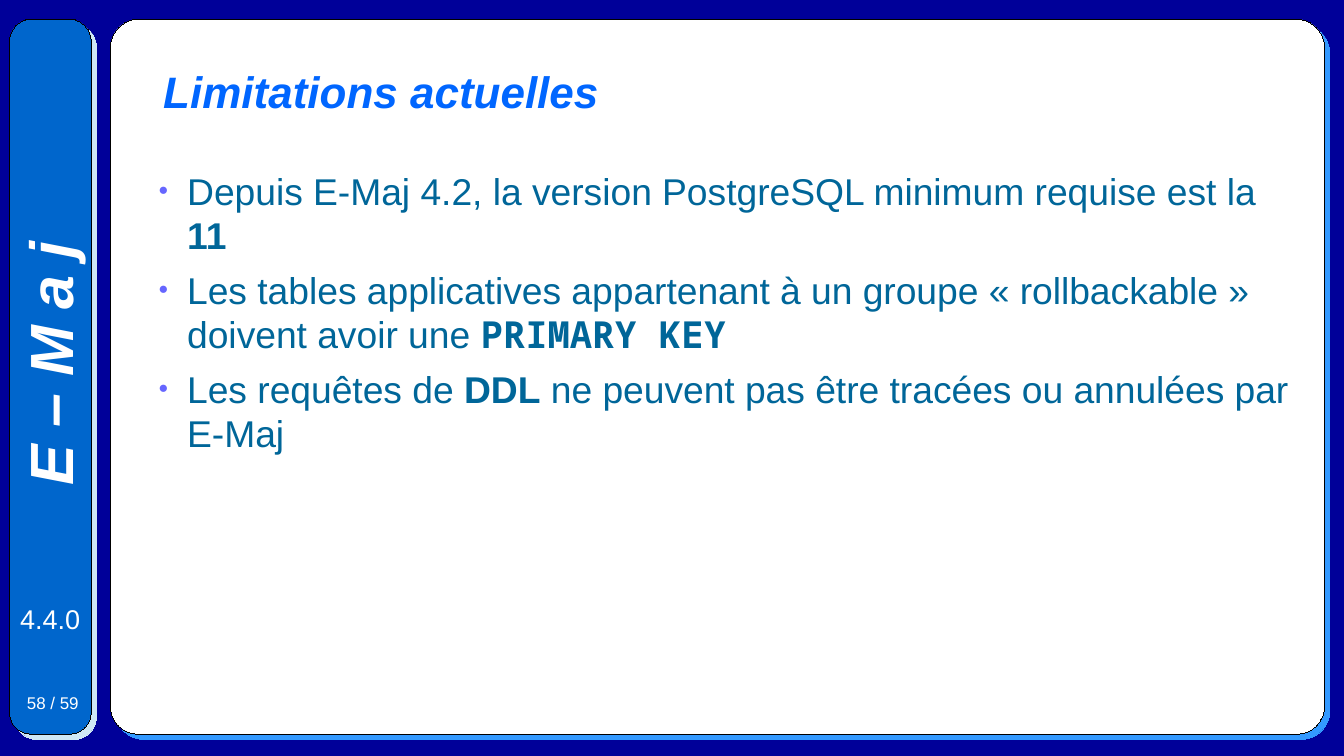
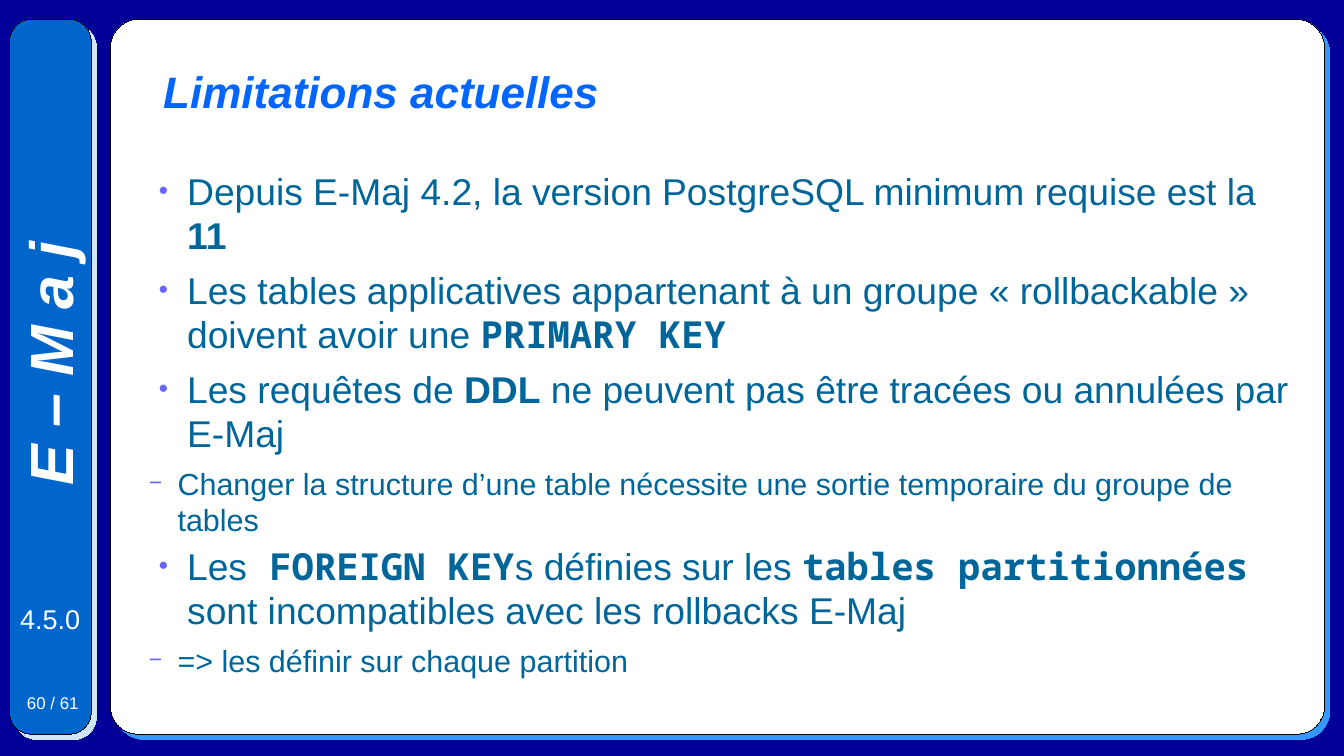
Before and after one commit to beaud76/emaj_doc, a slide deck: slide 60 of Emaj.devel_pres_fr.odp (slide 58 before the commit). Drawn at 1344x756 pixels with LibreOffice and Linux fonts; fonts in the diff are those of the drawing. Boxes give left, top, right and bottom in pixels: in the first picture for what was removed or moved away, otherwise in the second. Text is boxed around its words. In the diff, an @@ line names an element or a change of style, - is before the commit and + after.

```diff
--- a/Emaj.devel_pres_fr.odp
+++ b/Emaj.devel_pres_fr.odp
@@ text at (178,472,1248,678): paragraphs added @@
+  − Changer la structure d’une table nécessite une sortie temporaire du groupe de tables
+● Les FOREIGN KEYs définies sur les tables partitionnées sont incompatibles avec les rollbacks E-Maj
+  − => les définir sur chaque partition
@@ text at (20,610,80,630): text changed @@
-4.4.0
+4.5.0
@@ page number at (27,697,79,709): text changed @@
-58 / 59
+60 / 61
```
Also in this commit, not shown: 57 other slides changed, 2 slides added, 6 other files.
